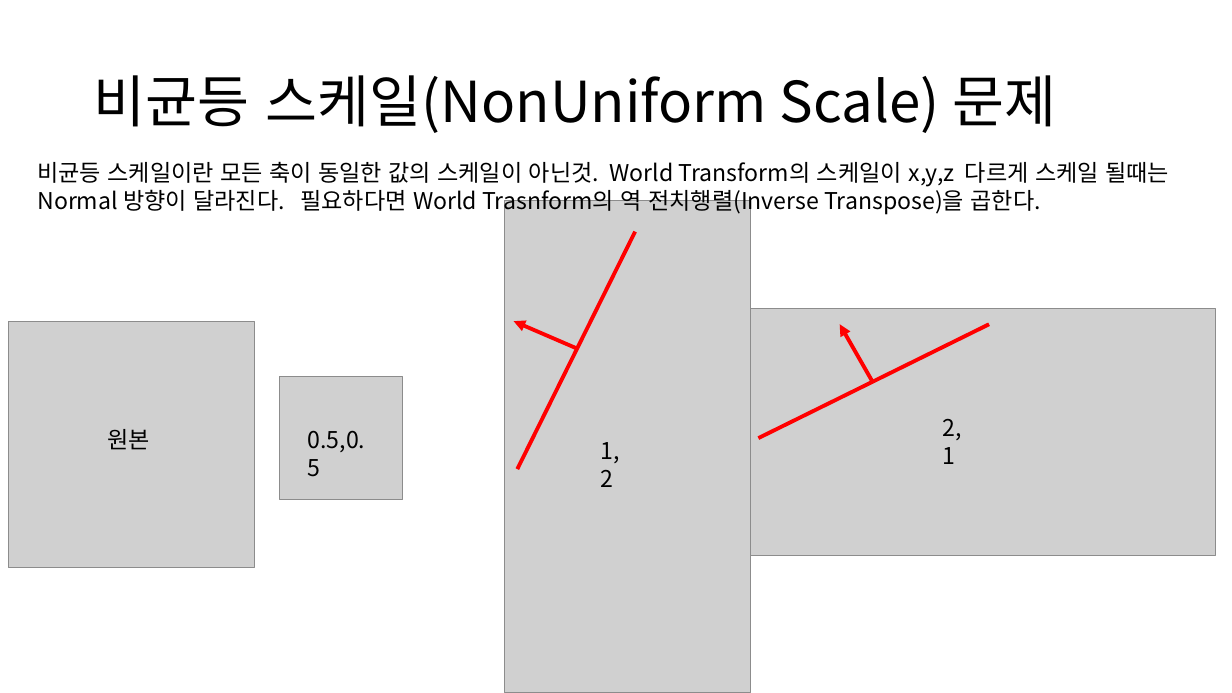
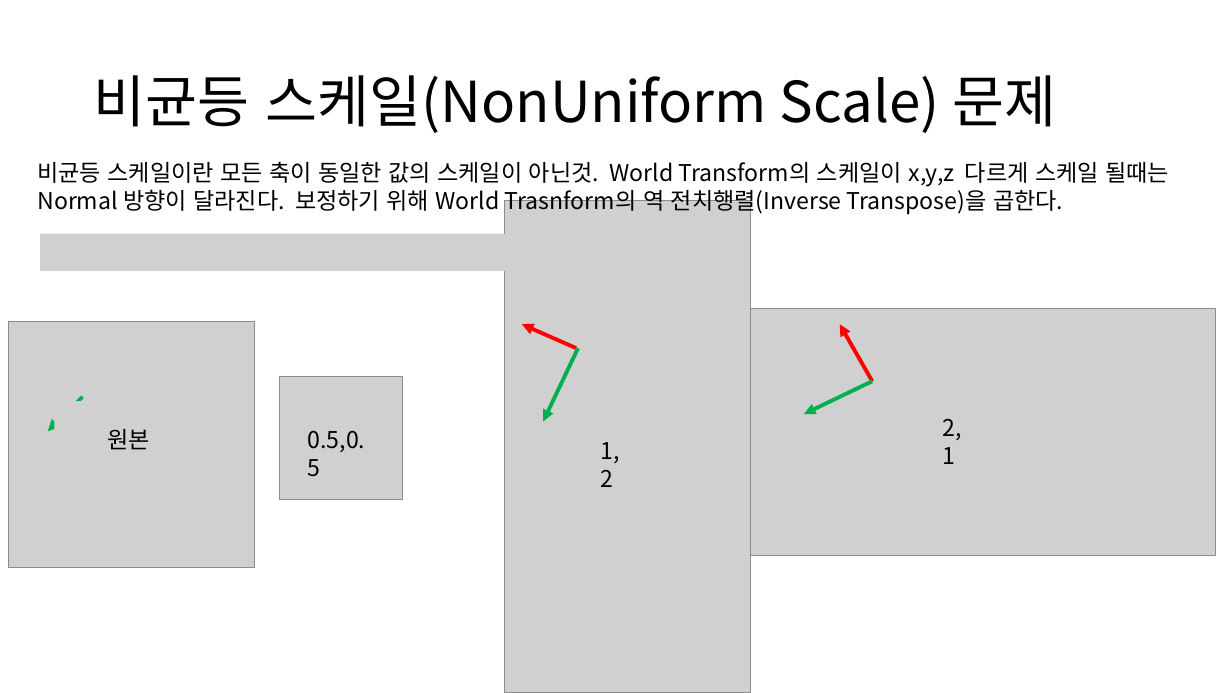
Before and after one commit to ldw9981/D3D11_Tutorial, a slide deck: slide 8 of Documents/05-Lighting1(Lambertian).pptx. Drawn at 1232x693 pixels with LibreOffice and Linux fonts; fonts in the diff are those of the drawing; grey boxes stand for pictures. Boxes give left, top, right and bottom in pixels: in the first picture for what was removed or moved away, otherwise in the second. Text is boxed around its words. In the diff, an @@ line names an element or a change of style, - is before the commit and + after.

```diff
--- a/Documents/05-Lighting1(Lambertian).pptx
+++ b/Documents/05-Lighting1(Lambertian).pptx
@@ text at <box>37,161,1169,215</box>: text changed @@
-비균등 스케일이란 모든 축이 동일한 값의 스케일이 아닌것. World Transform의 스케일이 x,y,z 다르게 스케일 될때는 Normal 방향이 달라진다. 필요하다면 World Trasnform의 역 전치행렬(Inverse Transpose)을 곱한다.
+비균등 스케일이란 모든 축이 동일한 값의 스케일이 아닌것. World Transform의 스케일이 x,y,z 다르게 스케일 될때는 Normal 방향이 달라진다. 보정하기 위해 World Trasnform의 역 전치행렬(Inverse Transpose)을 곱한다.
@@ picture added at <box>40,234,656,271</box> @@
@@ line removed from (518, 470) to (635, 232) @@
@@ arrow moved from (577, 348) - (514, 322) to (577, 348) - (522, 324) @@
@@ line removed from (759, 438) to (989, 324) @@
@@ arrow added from (579, 348) to (543, 421), #00B050 3 pt @@
@@ arrow added from (872, 382) to (804, 414), #00B050 3 pt @@
@@ arrow added from (82, 397) to (48, 432), #00B050 3 pt @@
@@ picture added at <box>55,401,91,438</box> @@
```
Also in this commit, not shown: 5 other slides changed, 1 slide added, 2 other files.
